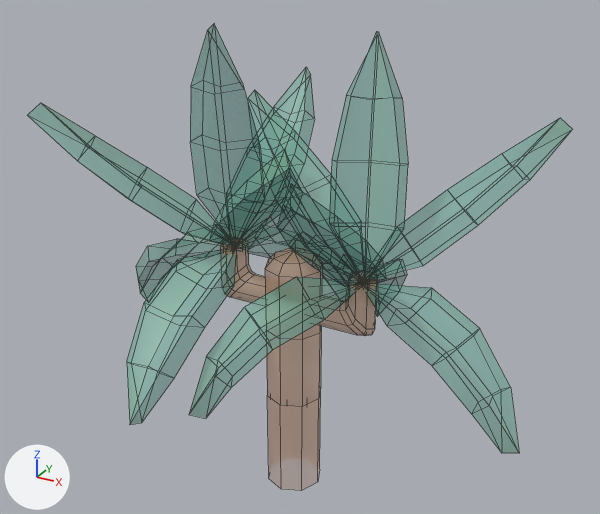
Two versions of the FBX model Assets/Models/Tiny Treats plants/yucca_branch_small_A.fbx, one commit apart.
One viewpoint serves both versions: a 50 mm camera at (0.625, -1.114, 0.957) aimed at (0.004, 0.014, 0.393). The lights are fixed; the arrows at lower left show +X, +Y and +Z. Mesh edges are drawn as thin lines. Objects named as collision shapes, trigger or cutter boxes, shadow casters or lower levels of detail are left out. Where no turn or scale is listed for an object, it has been applied to the vertices.

The first picture shows 'yucca_branch_small_A'.
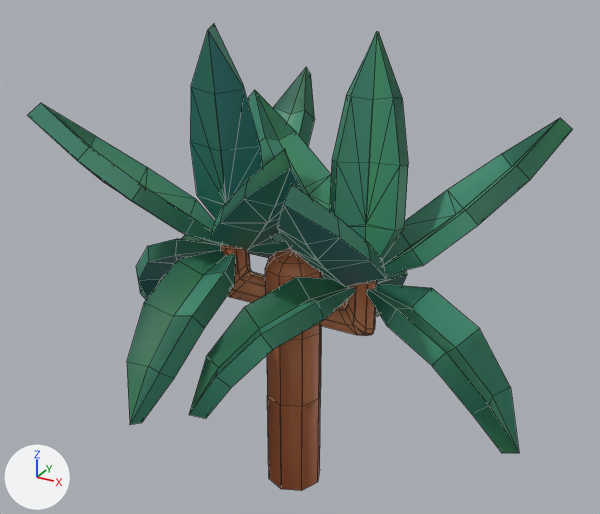
Pixel boxes [x1, y1, x2, y2] of what changed, in the pictures (600 x 514 px):
'yucca_branch_small_A', surface changed: [28, 24, 573, 491] in both
'yucca_branch_small_A_LOD1', added (green): after [28, 24, 573, 491]

Diff of the bpy script that builds the scene:
```diff
--- a/Assets/Models/Tiny Treats plants/yucca_branch_small_A.fbx.py
+++ b/Assets/Models/Tiny Treats plants/yucca_branch_small_A.fbx.py
@@ img_tiny_treats_texture_1_png @@
-img_tiny_treats_texture_1_png = load_image('tiny_treats_texture_1.png', 'tiny_treats_texture_1.png', 1024, 1024, 'Non-Color')
+img_tiny_treats_texture_1_png = load_image('tiny_treats_texture_1.png', 'tiny_treats_texture_1.png', 1024, 1024, 'sRGB')
@@ mat_tiny_treats_1 @@
 n0 = _N.new('ShaderNodeBsdfPrincipled'); n0.name = 'Principled BSDF'
 n2 = _N.new('ShaderNodeTexImage'); n2.name = 'Image Texture'
 n2.image = img_tiny_treats_texture_1_png
-n3 = _N.new('ShaderNodeTexImage'); n3.name = 'Image Texture.001'
-n3.image = img_tiny_treats_texture_1_png
 _L.new(n2.outputs[0], n0.inputs[0])  # 'Color' to 'Base Color'
-_L.new(n3.outputs[0], n0.inputs[4])  # 'Color' to 'Alpha'
 _L.new(n0.outputs[0], n1.inputs[0])  # 'BSDF' to 'Surface'
+_L.new(n2.outputs[1], n0.inputs[4])  # 'Alpha' to 'Alpha'
@@ me_yucca_branch_small_a_001 @@
+me_yucca_branch_small_a_001.from_pydata(...)  # 343 vertices, 420 faces; spans x -0.406..0.419, y -0.319..0.32, z -0.05..0.777
+me_yucca_branch_small_a_001.materials.append(mat_tiny_treats_1)  # picture img_tiny_treats_texture_1_png
@@ ob_yucca_branch_small_a_lod1 @@
+ob_yucca_branch_small_a_lod1 = bpy.data.objects.new('yucca_branch_small_A_LOD1', me_yucca_branch_small_a_001)
+ob_yucca_branch_small_a_lod1.location = (0.0, 0.0, 0.0)
```
